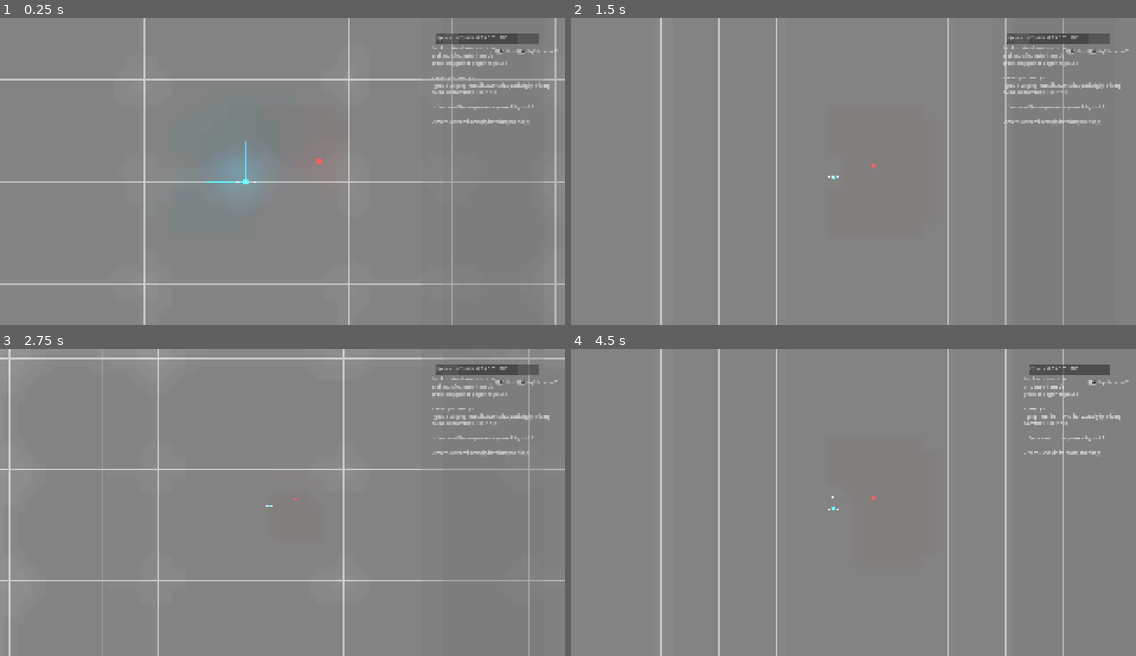
Above: before the commit, frames 1-4 (two rows, left to right).
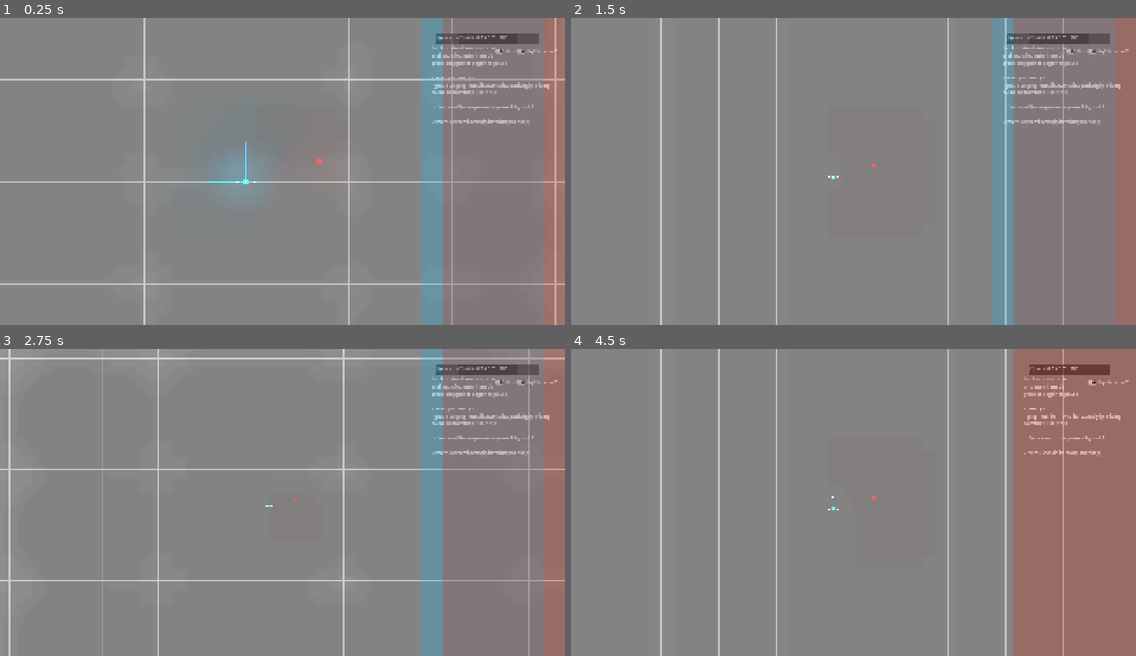
Above: after the commit, the same moments.

Repository: boiiiiiiiii12355/graph-combat
Game: Godot game, scene res://Scenes/game.tscn
Same seed, same stepped clock (60 frames per second), same inputs: the game is played once before the commit and once after it. The engine's default icon, where the game draws it, is replaced by a stand-in: a white triangle on a blue panel in a dark square.
Inputs (mouse positions are in pixels of both pictures, inside the frame that each line leads up to):
- Up to frame 1 (0.25 s): no input
- Up to frame 2 (1.5 s): move the mouse to (977, 156) at 0.52 s; hold D (right) 0.53-1.28 s; tap Mouse wheel down (zoom in) at 0.6 s; move the mouse to (740, 186) at 1.27 s; hold A (left) from 1.28 s (still down); tap Mouse wheel up (zoom out) at 1.35 s
- Up to frame 3 (2.75 s): move the mouse to (339, 434) at 2.02 s; release A (left) at 2.03 s; hold D (right) from 2.03 s (still down); tap Mouse wheel down (zoom in) at 2.1 s
- Up to frame 4 (4.5 s): move the mouse to (825, 563) at 2.77 s; tap Mouse wheel up (zoom out) at 2.85, 4.35 s; move the mouse to (1023, 548) at 3.52 s; release D (right) at 3.53 s; hold A (left) from 3.53 s (still down); tap Mouse wheel down (zoom in) at 3.6 s; tap Tab (pause) at 4.15 s; move the mouse to (684, 456) at 4.27 s

The runs differ from the first frame. In frame 1, 7.5% of the frame differs, in the area x 74-100%, y 0-100%; in frame 2, 7.5%; in frame 3, 7.5%; in frame 4, 22%, in the area x 78-100%, y 0-100%.
Error in both runs: Invalid operands 'float' and 'Nil' in operator '>='. (res://scripts/player.gd:41)

Commit message:
more init
Signed-off-by: Mel_The_Idiot <melvinngoi123@gmail.com>

Diff:
--- a/Scenes/ui.tscn
+++ b/Scenes/ui.tscn
@@ -89,7 +89,7 @@
 offset_top = -5.0
 offset_right = 1982.0
 offset_bottom = 1080.0
-color = Color(0.45490196, 0.45490196, 0.45490196, 1)
+color = Color(1.347661e-06, 0.7425437, 0.9715503, 1)
 
 [node name="tips" type="Label" parent="input p1"]
 layout_mode = 0
@@ -150,7 +150,7 @@
 offset_top = -5.0
 offset_right = 1982.0
 offset_bottom = 1080.0
-color = Color(0.45490196, 0.45490196, 0.45490196, 1)
+color = Color(0.8901961, 0.105882354, 0, 1)
 
 [node name="tips" type="Label" parent="input p2"]
 layout_mode = 0
--- a/scripts/game_master.gd
+++ b/scripts/game_master.gd
@@ -6,6 +6,9 @@
 var current_turn : String = "P1"
 func _physics_process(delta: float) -> void:
 	Engine.time_scale = lerp(Engine.time_scale, time_value, accel)
+
+func turn_mang():
+	pass
 
 func _ready() -> void:
 	self.process_mode = Node.PROCESS_MODE_ALWAYS
--- a/scripts/ui.gd
+++ b/scripts/ui.gd
@@ -12,12 +12,12 @@
 var paused = true
 func _physics_process(delta: float) -> void:
 	if typing == false:
-		if Input.is_action_just_pressed("pause") and paused == false:
-			paused = true
-			get_tree().paused = true
-			anim_player.play("pause")
+		#if Input.is_action_just_pressed("pause") and paused == false:
+			#paused = true
+			#get_tree().paused = true
+			#anim_player.play("pause")
 
-		elif Input.is_action_just_pressed("pause") and paused == true:
+		if Input.is_action_just_pressed("pause") and paused == true:
 			paused = false
 			get_tree().paused = false
 			anim_player.play("resume")
